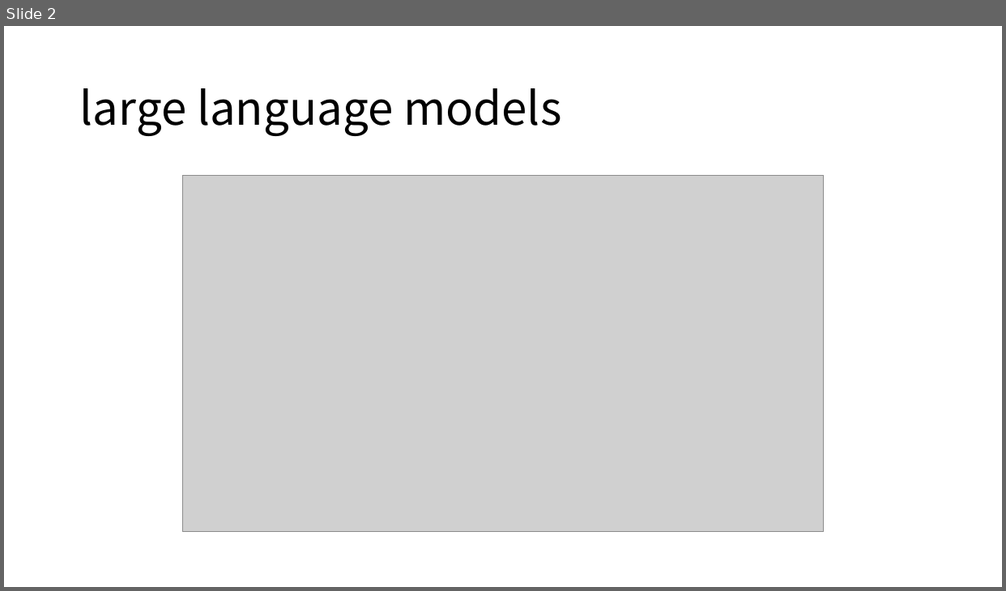
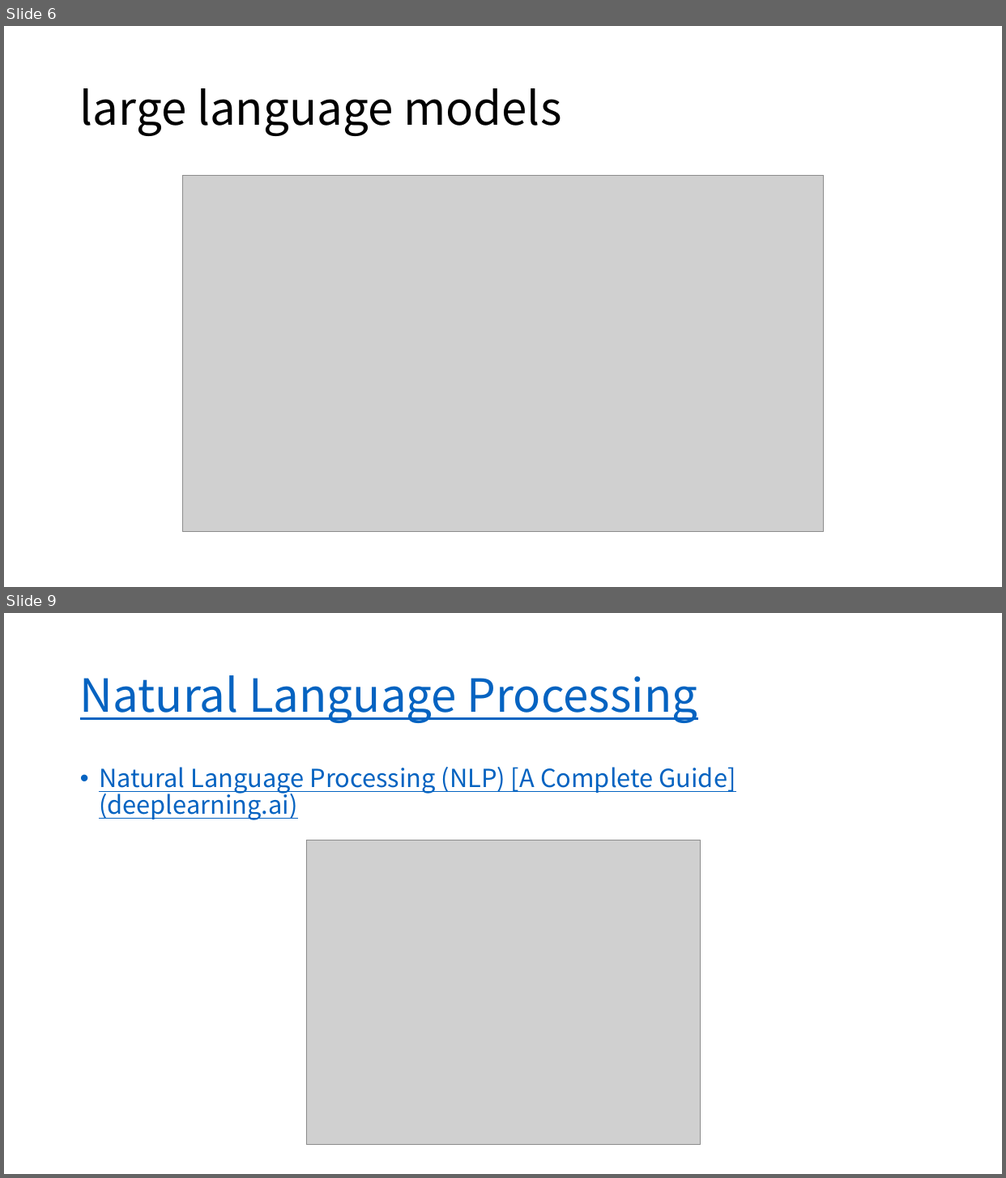
Before and after one commit to MigoJJ/AI_2023.07, a slide deck: AI_05_LLM large language mosels.pptx. Shown one above the other, each under a label of ours: slide 2 before the commit, slides 6 and 9 after it; the slides between them are not shown. The pictures are 1006x591 and 1006x1178 pixels, drawn with LibreOffice and Linux fonts; fonts in the diff are those of the drawing; grey boxes stand for pictures. Boxes give left, top, right and bottom in pixels: in the first picture for what was removed or moved away, otherwise in the second. Text is boxed around its words. In the diff, an @@ line names an element or a change of style, - is before the commit and + after.

```diff
--- a/AI_05_LLM large language mosels.pptx
+++ b/AI_05_LLM large language mosels.pptx
@@ slide 9 added at box(4, 613, 1002, 1174), background #FFFFFF @@
@@ title added at box(80, 675, 698, 723), 44 pt, text #0563C1, underline @@
+Natural Language Processing
@@ text added at box(99, 767, 736, 820), 24 pt, text #0563C1, underline @@
+• Natural Language Processing (NLP) [A Complete Guide] (deeplearning.ai)
@@ picture added at box(306, 841, 701, 1144) @@
@@ what was slide 2 is now slide 6 @@
```
Also in this commit, not shown: 2 slides changed, 5 other slides added, 2 slides removed, 2 other files.
